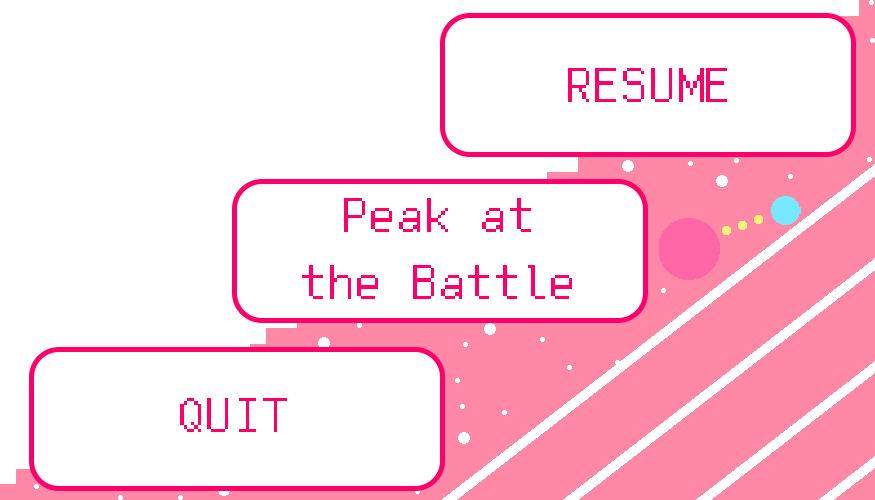
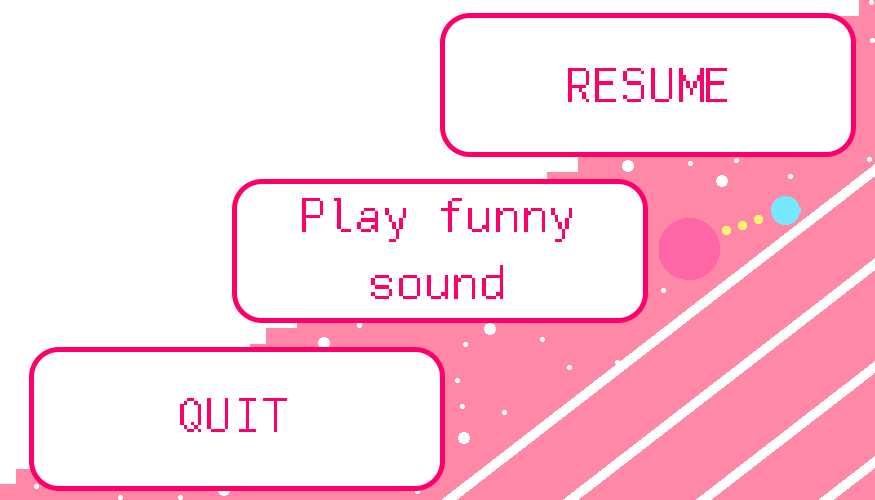
Before/after of a w=875, h=500 layered artwork. What changed in the layer stack:
renamed "Peak at the Battle" to "Play funny sound", painted on it over [302, 198, 572, 299]
painted on "Rounded Rectangle 1 copy" over [232, 179, 648, 323]
